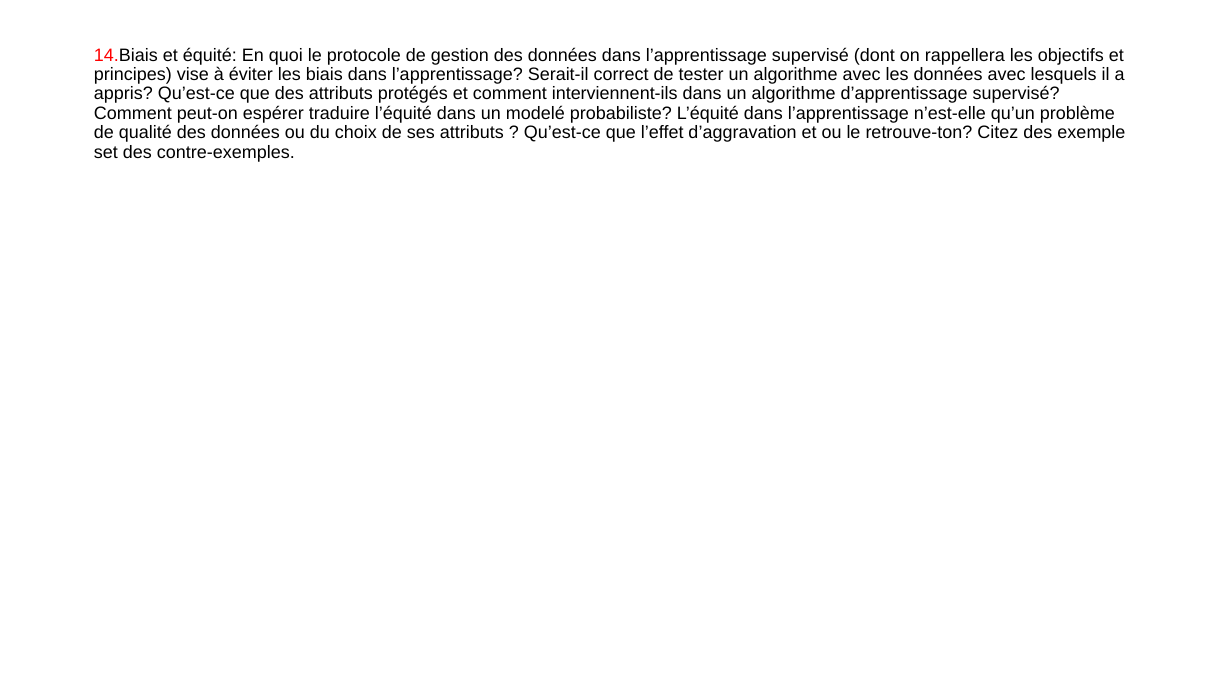
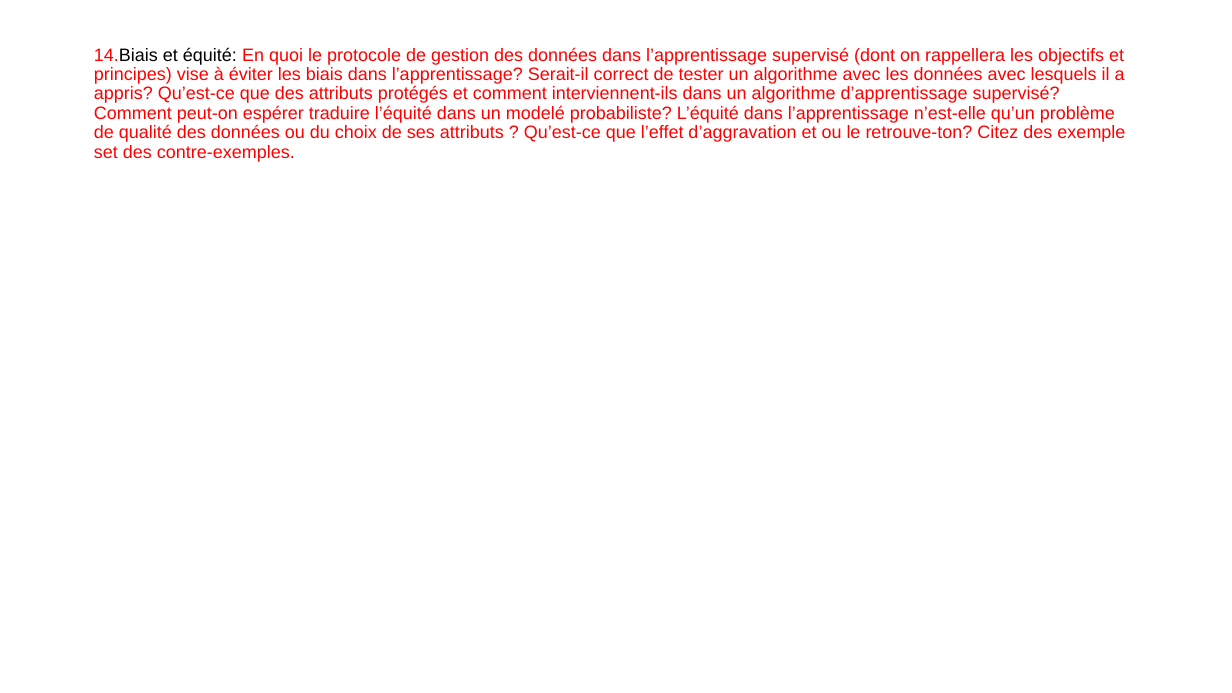
Before and after one commit to Joao-Quinta/Uni3eme, a slide deck: slide 67 of intelligenceArtificielle/Intelligence_artificielle_exam.pptx (slide 61 before the commit). Drawn at 1232x693 pixels with LibreOffice and Linux fonts; fonts in the diff are those of the drawing. Boxes give left, top, right and bottom in pixels: in the first picture for what was removed or moved away, otherwise in the second. Text is boxed around its words. In the diff, an @@ line names an element or a change of style, - is before the commit and + after.

```diff
--- a/intelligenceArtificielle/Intelligence_artificielle_exam.pptx
+++ b/intelligenceArtificielle/Intelligence_artificielle_exam.pptx
@@ title "14.Biais et équité: En quoi ..." at (x1=94, y1=47, x2=1125, y2=162): text colour #000000 to #FF0000 @@
```
Also in this commit, not shown: 2 other slides changed, 6 slides added.
